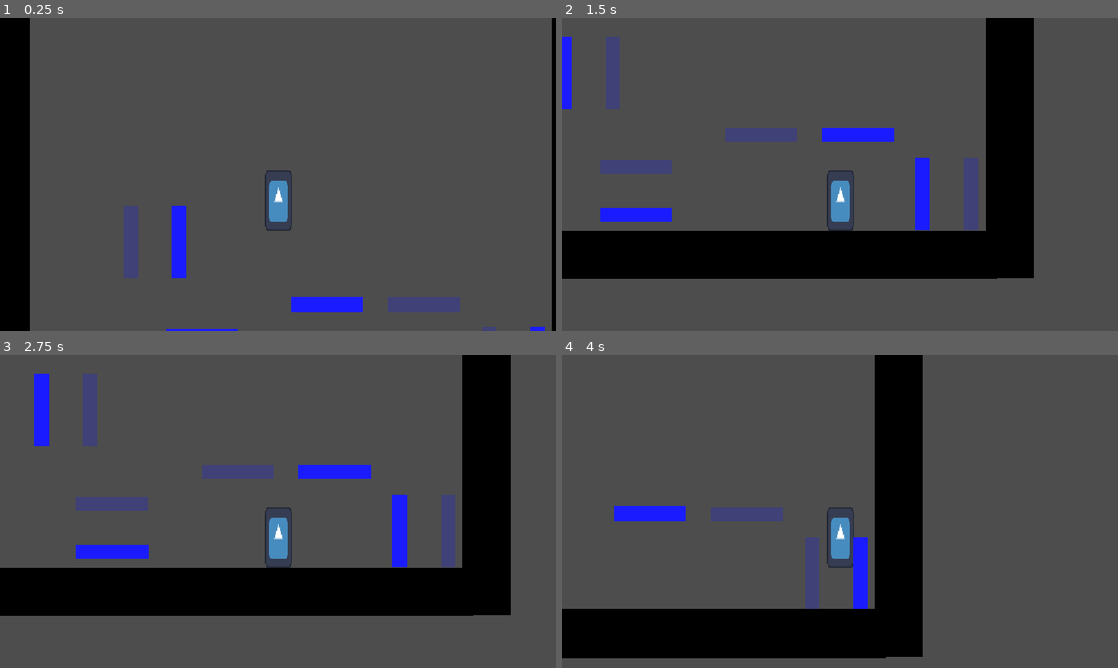
Above: before the commit, frames 1-4 (two rows, left to right).
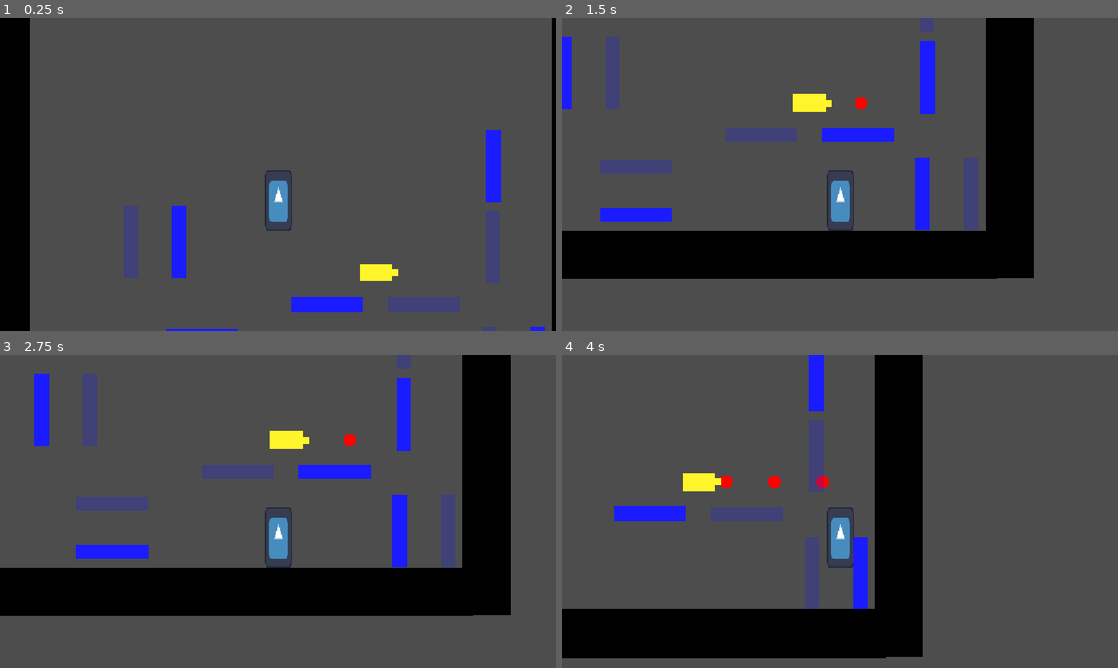
Above: after the commit, the same moments.

Repository: JoeLosOkay/TOM---Gameoff-2026
Game: Godot game, scene res://Scenes/TestRoom.tscn
Same seed, same stepped clock (60 frames per second), same inputs: the game is played once before the commit and once after it. This scene is started directly instead of the project's main scene. The engine's default icon, where the game draws it, is replaced by a stand-in: a white triangle on a blue panel in a dark square.
Inputs:
- Up to frame 1 (0.25 s): no input
- Up to frame 2 (1.5 s): tap Enter (ui_accept) at 0.5, 0.6, 0.77, 1.07 s; hold Right (ui_right) from 0.53 s (still down); tap Shift (Move Platforms) at 1.35 s
- Up to frame 3 (2.75 s): tap Enter (ui_accept) at 1.52, 1.55, 1.82, 2.1 s; release Right (ui_right) at 2.03 s; hold Left (ui_left) from 2.03 s (still down)
- Up to frame 4 (4 s): release Left (ui_left) at 2.78 s; hold Right (ui_right) from 2.78 s (still down); tap Shift (Move Platforms) at 2.85 s; tap Enter (ui_accept) at 3.02, 3.05, 3.32, 3.6, 3.77 s

The runs differ from the first frame. In frame 1, 1.5% of the frame differs, in the area x 64-91%, y 35-85%; in frame 2, 1.2%; in frame 3, 1.1%; in frame 4, 1.7%, in the area x 21-48%, y 0-44%.

Commit message:
added turret and hazard

Diff:
--- a/Scenes/Levels/Level1.tscn
+++ b/Scenes/Levels/Level1.tscn
@@ -14,7 +14,7 @@
 
 [node name="LevelRoot" type="Node2D" unique_id=513080443]
 
-[node name="Player" parent="." unique_id=535340946 instance=ExtResource("1_5jgm0")]
+[node name="Player" parent="." unique_id=535340946 groups=["Player"] instance=ExtResource("1_5jgm0")]
 position = Vector2(172, 177)
 
 [node name="StaticBody2D" type="StaticBody2D" parent="." unique_id=1079741809]
--- a/Scenes/Levels/Level2.tscn
+++ b/Scenes/Levels/Level2.tscn
@@ -14,7 +14,7 @@
 
 [node name="LevelRoot" type="Node2D" unique_id=513080443]
 
-[node name="Player" parent="." unique_id=535340946 instance=ExtResource("1_0ryud")]
+[node name="Player" parent="." unique_id=535340946 groups=["Player"] instance=ExtResource("1_0ryud")]
 position = Vector2(172, 177)
 
 [node name="StaticBody2D" type="StaticBody2D" parent="." unique_id=1079741809]
--- a/Scenes/Player.tscn
+++ b/Scenes/Player.tscn
@@ -1,7 +1,7 @@
 [gd_scene format=3 uid="uid://csw41qovh13u7"]
 
 [ext_resource type="Texture2D" uid="uid://la366ypbyto1" path="res://icon.svg" id="1_f50pn"]
-[ext_resource type="Script" uid="uid://kxkry8gamaiy" path="res://Scripts/character_body_2d.gd" id="1_ij6vw"]
+[ext_resource type="Script" uid="uid://kxkry8gamaiy" path="res://Scripts/Player.gd" id="1_ij6vw"]
 
 [sub_resource type="RectangleShape2D" id="RectangleShape2D_wudgo"]
 size = Vector2(53, 125)
--- a/Scenes/TestRoom.tscn
+++ b/Scenes/TestRoom.tscn
@@ -2,6 +2,8 @@
 
 [ext_resource type="PackedScene" uid="uid://csw41qovh13u7" path="res://Scenes/Player.tscn" id="1_mdeio"]
 [ext_resource type="PackedScene" uid="uid://3picholh8dcm" path="res://Scenes/Moving_Platform.tscn" id="2_q6l42"]
+[ext_resource type="PackedScene" uid="uid://c7frug432es5" path="res://Scenes/turret.tscn" id="3_q6l42"]
+[ext_resource type="PackedScene" uid="uid://rqtx2gnkl57q" path="res://Scenes/hazard.tscn" id="4_wtyfb"]
 
 [sub_resource type="QuadMesh" id="QuadMesh_qs3il"]
 
@@ -10,7 +12,7 @@
 
 [node name="World" type="Node2D" unique_id=894377632]
 
-[node name="Player" parent="." unique_id=535340946 instance=ExtResource("1_mdeio")]
+[node name="Player" parent="." unique_id=535340946 groups=["Player"] instance=ExtResource("1_mdeio")]
 position = Vector2(561, 65)
 platform_on_leave = 1
 
@@ -89,7 +91,22 @@
 [node name="Moving_Platform3" parent="Moving_Platform3" unique_id=381005836 instance=ExtResource("2_q6l42")]
 position = Vector2(250.99997, -742)
 
+[node name="Turret" parent="." unique_id=2037286465 instance=ExtResource("3_q6l42")]
+position = Vector2(820, 276)
+rotation = 1.5707964
+
+[node name="Moving_Platform4" parent="." unique_id=1969174478 instance=ExtResource("2_q6l42")]
+position = Vector2(1007, 55)
+rotation = 1.5707964
+
+[node name="PlatformPointB" parent="Moving_Platform4" index="2" unique_id=158448723]
+position = Vector2(168, -7.6293945e-06)
+
+[node name="Hazard" parent="." unique_id=1479421746 instance=ExtResource("4_wtyfb")]
+position = Vector2(108, 511)
+
 [editable path="Moving_Platform"]
 [editable path="Moving_Platform2"]
 [editable path="Moving_Platform3"]
 [editable path="Moving_Platform3/Moving_Platform3"]
+[editable path="Moving_Platform4"]
--- /dev/null
+++ b/Scenes/hazard.tscn
@@ -0,0 +1,23 @@
+[gd_scene format=3 uid="uid://rqtx2gnkl57q"]
+
+[ext_resource type="Script" uid="uid://cq1xl6l8imkuc" path="res://Scripts/hazard.gd" id="1_ci3js"]
+
+[sub_resource type="QuadMesh" id="QuadMesh_qs3il"]
+
+[sub_resource type="RectangleShape2D" id="RectangleShape2D_5glnn"]
+size = Vector2(30, 29)
+
+[node name="Hazard" type="Area2D" unique_id=1479421746]
+script = ExtResource("1_ci3js")
+
+[node name="MeshInstance2D" type="MeshInstance2D" parent="." unique_id=1873146215]
+modulate = Color(1, 0, 0, 1)
+position = Vector2(14.250002, 13.749998)
+scale = Vector2(29.500004, 28.499996)
+mesh = SubResource("QuadMesh_qs3il")
+
+[node name="CollisionShape2D" type="CollisionShape2D" parent="." unique_id=1092937635]
+position = Vector2(14, 13.5)
+shape = SubResource("RectangleShape2D_5glnn")
+
+[connection signal="body_entered" from="." to="." method="_on_body_entered"]
--- /dev/null
+++ b/Scenes/projectile.tscn
@@ -0,0 +1,28 @@
+[gd_scene format=3 uid="uid://b64b1aj2ansi5"]
+
+[ext_resource type="Script" uid="uid://bf1faruaeqqmw" path="res://Scripts/projectile.gd" id="1_f8cdk"]
+
+[sub_resource type="SphereMesh" id="SphereMesh_qs3il"]
+
+[sub_resource type="CircleShape2D" id="CircleShape2D_qs3il"]
+radius = 13.0
+
+[node name="Projectile" type="CharacterBody2D" unique_id=553004429]
+script = ExtResource("1_f8cdk")
+
+[node name="MeshInstance2D" type="MeshInstance2D" parent="." unique_id=251954201]
+modulate = Color(1, 0, 0, 1)
+scale = Vector2(26.78005, 26.500004)
+mesh = SubResource("SphereMesh_qs3il")
+
+[node name="Area2D" type="Area2D" parent="." unique_id=1720688858]
+
+[node name="CollisionShape2D" type="CollisionShape2D" parent="Area2D" unique_id=69517872]
+shape = SubResource("CircleShape2D_qs3il")
+
+[node name="Life" type="Timer" parent="." unique_id=1574380755]
+wait_time = 3.0
+autostart = true
+
+[connection signal="body_entered" from="Area2D" to="." method="_on_area_2d_body_entered"]
+[connection signal="timeout" from="Life" to="." method="_on_life_timeout"]
--- /dev/null
+++ b/Scenes/turret.tscn
@@ -0,0 +1,34 @@
+[gd_scene format=3 uid="uid://c7frug432es5"]
+
+[ext_resource type="Script" uid="uid://bhs2ar6gwanfs" path="res://Scripts/turret.gd" id="1_fcprl"]
+
+[sub_resource type="QuadMesh" id="QuadMesh_qs3il"]
+
+[sub_resource type="QuadMesh" id="QuadMesh_5glnn"]
+
+[sub_resource type="RectangleShape2D" id="RectangleShape2D_qs3il"]
+size = Vector2(37, 67)
+
+[node name="Turret" type="StaticBody2D" unique_id=479319056]
+script = ExtResource("1_fcprl")
+
+[node name="MeshInstance2D" type="MeshInstance2D" parent="." unique_id=766299706]
+modulate = Color(1, 0.9607843, 0.16470589, 1)
+position = Vector2(0, 56.25)
+scale = Vector2(36.5, 67.5)
+mesh = SubResource("QuadMesh_qs3il")
+
+[node name="MeshInstance2D2" type="MeshInstance2D" parent="." unique_id=179833159]
+modulate = Color(1, 0.9607843, 0.16470589, 1)
+position = Vector2(0, 17.25)
+scale = Vector2(14.499999, 14.5)
+mesh = SubResource("QuadMesh_5glnn")
+
+[node name="Cooldown" type="Timer" parent="." unique_id=1418392700]
+autostart = true
+
+[node name="CollisionShape2D" type="CollisionShape2D" parent="." unique_id=1956288346]
+position = Vector2(0, 56.5)
+shape = SubResource("RectangleShape2D_qs3il")
+
+[connection signal="timeout" from="Cooldown" to="." method="_on_cooldown_timeout"]
--- a/Scripts/Player.gd
+++ b/Scripts/Player.gd
@@ -0,0 +1,39 @@
+extends CharacterBody2D
+
+const SPEED = 300.0
+const JUMP_VELOCITY = -600.0
+const LAUNCH_MULTIPLIER = .5
+
+func _physics_process(delta: float) -> void:
+	# Add the gravity.
+	if not is_on_floor():
+		velocity += get_gravity() * delta
+
+	for i in range(get_slide_collision_count()):
+		var collision = get_slide_collision(i)
+		var collider = collision.get_collider()
+
+		if collider is AnimatableBody2D:
+			var platform_velocity: Vector2 = get_platform_velocity()
+
+			if platform_velocity.length() > 10.0:
+				velocity = platform_velocity * LAUNCH_MULTIPLIER
+
+	# Handle jump.
+	if Input.is_action_just_pressed("ui_accept") and is_on_floor():
+		var platform_vel = get_platform_velocity()
+		velocity.y = JUMP_VELOCITY
+		velocity.x += platform_vel.x
+
+	# Get the input direction and handle the movement/deceleration.
+	# As good practice, you should replace UI actions with custom gameplay actions.
+	var direction := Input.get_axis("ui_left", "ui_right")
+	if direction:
+		velocity.x = direction * SPEED
+	else:
+		velocity.x = move_toward(velocity.x, 0, SPEED)
+
+	move_and_slide()
+
+func Kill():
+	queue_free()
--- a/Scripts/character_body_2d.gd
+++ /dev/null
@@ -1,36 +0,0 @@
-extends CharacterBody2D
-
-const SPEED = 300.0
-const JUMP_VELOCITY = -600.0
-const LAUNCH_MULTIPLIER = .5
-
-func _physics_process(delta: float) -> void:
-	# Add the gravity.
-	if not is_on_floor():
-		velocity += get_gravity() * delta
-
-	for i in range(get_slide_collision_count()):
-		var collision = get_slide_collision(i)
-		var collider = collision.get_collider()
-
-		if collider is AnimatableBody2D:
-			var platform_velocity: Vector2 = get_platform_velocity()
-
-			if platform_velocity.length() > 10.0:
-				velocity = platform_velocity * LAUNCH_MULTIPLIER
-
-	# Handle jump.
-	if Input.is_action_just_pressed("ui_accept") and is_on_floor():
-		var platform_vel = get_platform_velocity()
-		velocity.y = JUMP_VELOCITY
-		velocity.x += platform_vel.x
-
-	# Get the input direction and handle the movement/deceleration.
-	# As good practice, you should replace UI actions with custom gameplay actions.
-	var direction := Input.get_axis("ui_left", "ui_right")
-	if direction:
-		velocity.x = direction * SPEED
-	else:
-		velocity.x = move_toward(velocity.x, 0, SPEED)
-
-	move_and_slide()
--- /dev/null
+++ b/Scripts/hazard.gd
@@ -0,0 +1,16 @@
+extends Area2D
+
+
+# Called when the node enters the scene tree for the first time.
+func _ready() -> void:
+	pass # Replace with function body.
+
+
+# Called every frame. 'delta' is the elapsed time since the previous frame.
+func _process(delta: float) -> void:
+	pass
+
+
+func _on_body_entered(body: Node2D) -> void:
+	if body.is_in_group("Player"):
+		body.Kill()
--- /dev/null
+++ b/Scripts/projectile.gd
@@ -0,0 +1,27 @@
+extends CharacterBody2D
+
+@export var SPEED = 100
+
+var dir: float
+var spawnPos: Vector2
+var spawnRot: float
+var zdex: int
+
+func _ready() -> void:
+	global_position = spawnPos
+	global_rotation = spawnRot
+	z_index = zdex
+
+func _physics_process(delta):
+	velocity = Vector2(0, -SPEED).rotated(dir)
+	move_and_slide()
+
+
+func _on_area_2d_body_entered(body: Node2D) -> void:
+	queue_free()
+	if body.is_in_group("Player"):
+		body.Kill()
+
+
+func _on_life_timeout() -> void:
+	queue_free()
--- /dev/null
+++ b/Scripts/turret.gd
@@ -0,0 +1,24 @@
+extends Node2D
+
+@onready var projectile = load("res://Scenes/projectile.tscn")
+
+# Called when the node enters the scene tree for the first time.
+func _ready() -> void:
+	pass
+
+
+# Called every frame. 'delta' is the elapsed time since the previous frame.
+func _process(delta: float) -> void:
+	pass
+
+func shoot():
+	var instance = projectile.instantiate()
+	instance.dir = rotation
+	instance.spawnPos = global_position
+	instance.spawnRot = rotation
+	instance.zdex = z_index -1
+	add_child.call_deferred(instance)
+
+
+func _on_cooldown_timeout() -> void:
+	shoot()
--- a/project.godot
+++ b/project.godot
@@ -20,6 +20,10 @@
 window/stretch/mode="canvas_items"
 window/stretch/aspect="expand"
 
+[global_group]
+
+Player=""
+
 [input]
 
 "Move Platforms"={
Not shown, changed: Scripts/Player.gd.uid
Not shown, removed: Scripts/character_body_2d.gd.uid
Not shown, added: Scripts/hazard.gd.uid
Not shown, added: Scripts/projectile.gd.uid
Not shown, added: Scripts/turret.gd.uid
